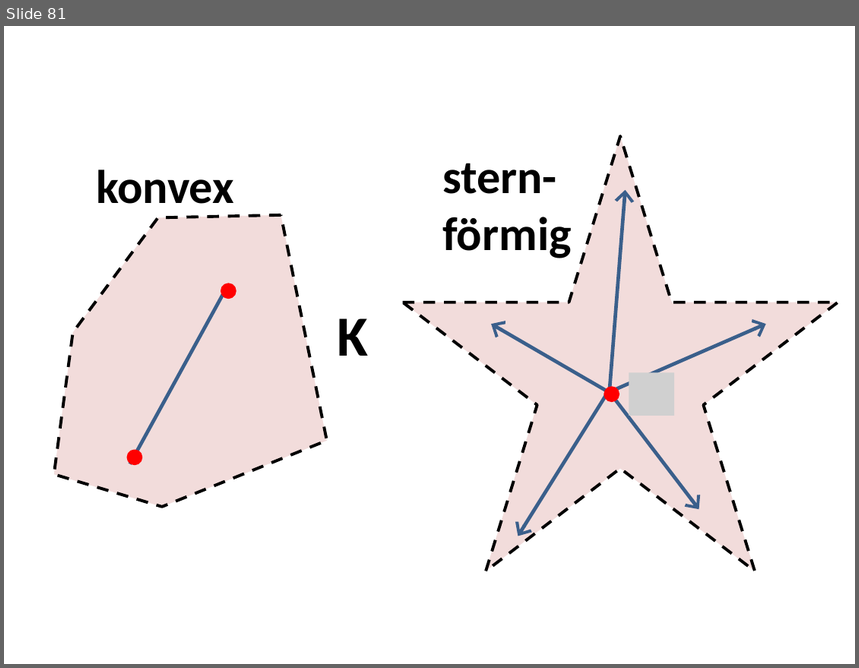
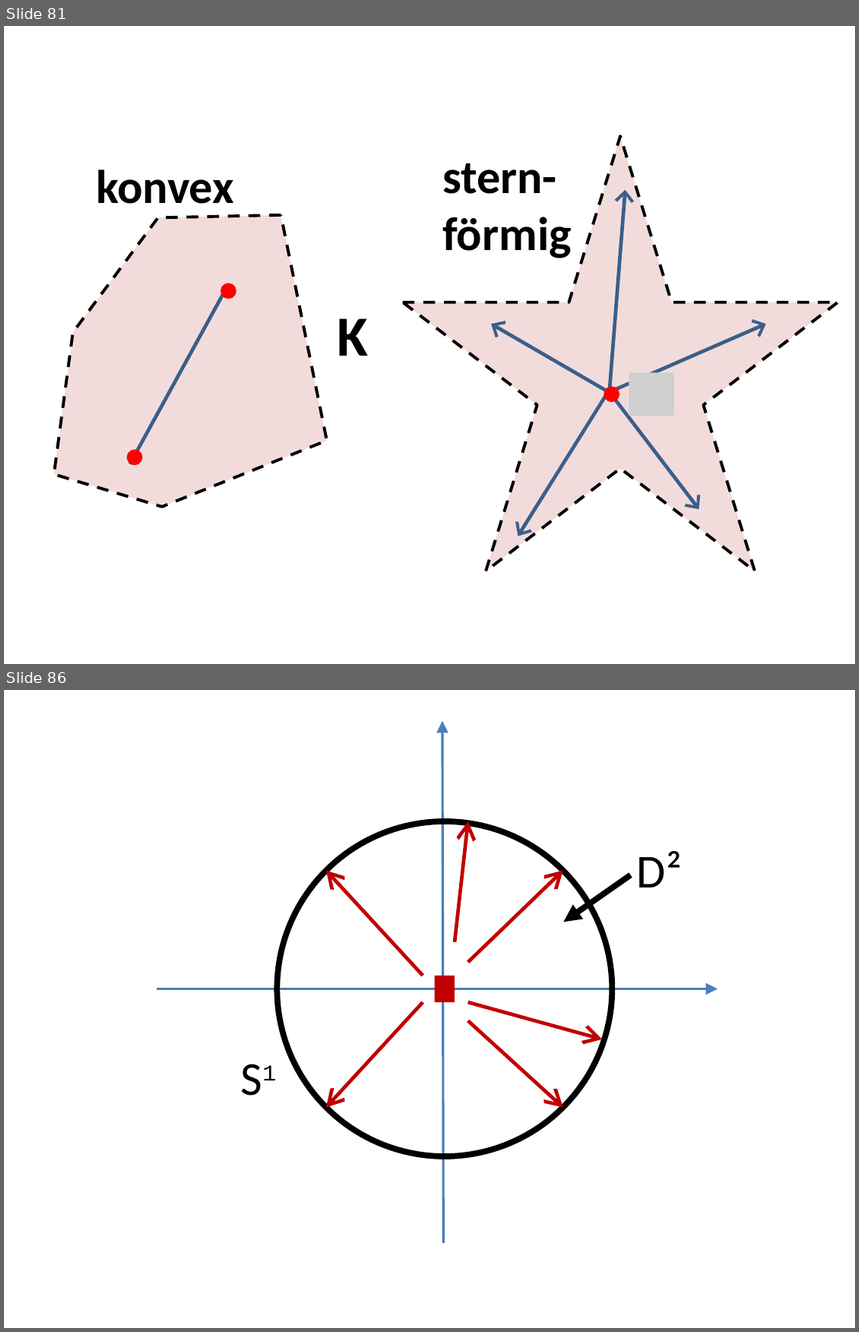
Before and after one commit to lutteropp/GeoTopo, a slide deck: images/Bilder.pptx. Shown one above the other, each under a label of ours: slide 81 before the commit, slides 81 and 86 after it; the slides between them are not shown. The pictures are 859x668 and 859x1332 pixels, drawn with LibreOffice and Linux fonts; fonts in the diff are those of the drawing; grey boxes stand for pictures. Boxes give left, top, right and bottom in pixels: in the first picture for what was removed or moved away, otherwise in the second. Text is boxed around its words. In the diff, an @@ line names an element or a change of style, - is before the commit and + after.

```diff
--- a/images/Bilder.pptx
+++ b/images/Bilder.pptx
@@ slide 86 added at box(4, 690, 855, 1328), background #FFFFFF @@
@@ arrow added from (443, 1243) to (443, 720), #4B7EBC 2 pt @@
@@ ellipse added at box(278, 822, 613, 1157), outline #000000 5 pt @@
@@ arrow added from (455, 942) to (468, 822), #C00000 3 pt @@
@@ arrow added from (423, 976) to (326, 870), #C00000 3 pt @@
@@ arrow added from (468, 962) to (563, 870), #C00000 3 pt @@
@@ text added at box(637, 851, 682, 888), 40 pt, text #000000 @@
+D²
@@ arrow added from (630, 875) to (563, 923), #000000 5 pt @@
@@ rectangle added at box(435, 976, 455, 1002), fill #C00000 @@
@@ arrow added from (158, 989) to (718, 989), #4B7EBC 2 pt @@
@@ arrow added from (423, 1002) to (326, 1108), #C00000 3 pt @@
@@ arrow added from (468, 1002) to (602, 1040), #C00000 3 pt @@
@@ arrow added from (468, 1021) to (563, 1108), #C00000 3 pt @@
@@ text added at box(240, 1064, 262, 1096), 40 pt, text #000000 @@
+S
@@ text added at box(258, 1065, 281, 1088), 32 pt, text #000000 @@
+₁
```
Also in this commit, not shown: 4 other slides added, 12 other files.
